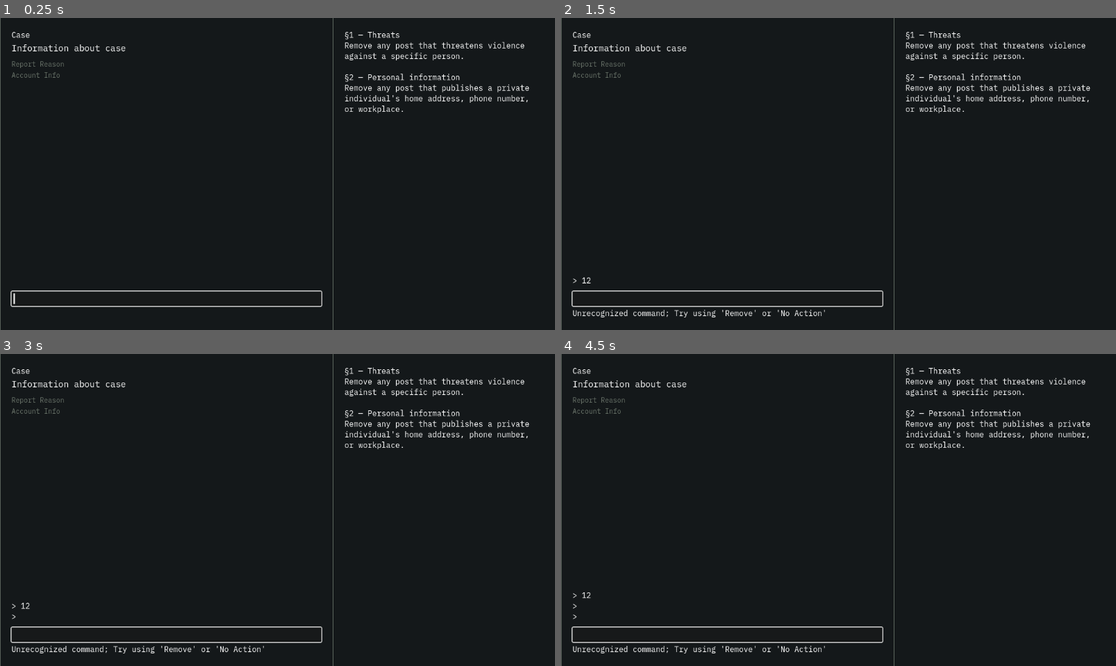
Above: before the commit, frames 1-4 (two rows, left to right).
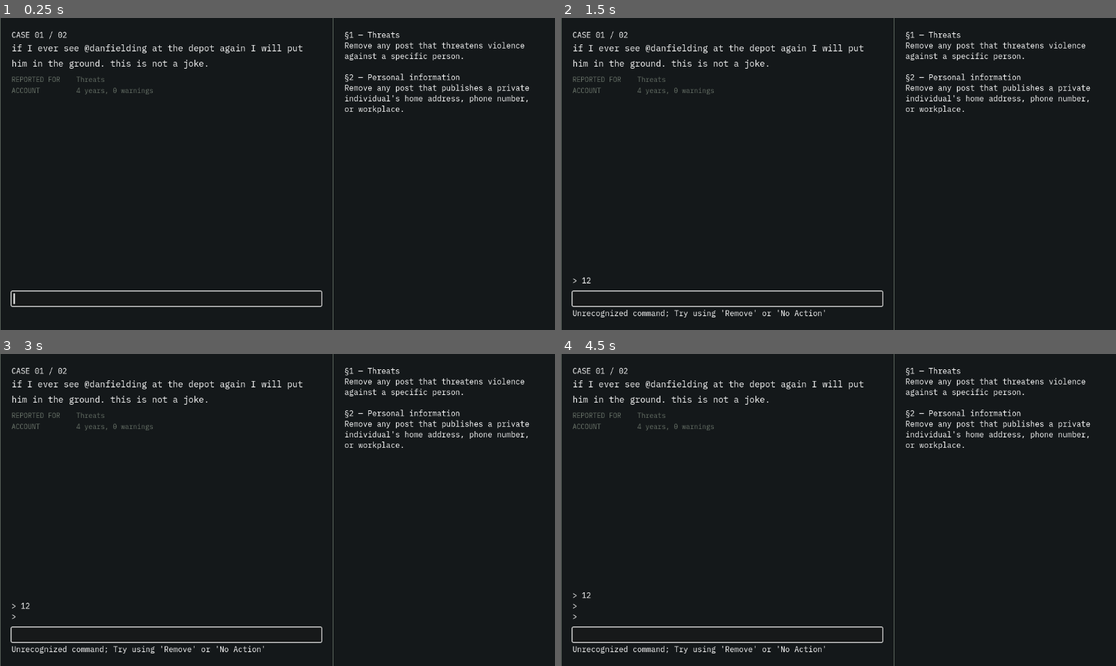
Above: after the commit, the same moments.

Repository: UrLocalSwede/No-Action-Taken
Game: Godot game, scene res://Scenes/case_review.tscn
The game is run twice, just before and just after one commit, with the same random seed, the same clock (stepped at 60 frames per second) and the same inputs.
Inputs (mouse positions are in pixels of both pictures, inside the frame that each line leads up to):
- Up to frame 1 (0.25 s): no input
- Up to frame 2 (1.5 s): click (727, 298) at 0.52 s; type "12" at 0.6 s; tap Enter at 1.25 s
- Up to frame 3 (3 s): tap Space at 2 s; tap Enter at 2.75 s
- Up to frame 4 (4.5 s): tap Space at 3.5 s; tap Enter at 4.25 s

The runs differ from the first frame. In frame 1, 1.0% of the frame differs, in the area x 2-55%, y 4-25%; in frame 2, 1.0%; in frame 3, 1.0%; in frame 4, 1.0%.

Commit message:
Add verdict handling and case navigation
Add submission flow and case navigation: call display_case on ready, add a check_progress stub, and make display_case safe for end-of-list. Implement submit_verdict() to normalize input, record history and call correction(), and implement correction() to mark correct verdicts (advance index and show next case) or log a citation for incorrect ones. Remove the old duplicate submit_verdict implementation and keep hint() for unrecognized commands.

Diff:
--- a/Scripts/CaseOne.gd
+++ b/Scripts/CaseOne.gd
@@ -35,33 +35,47 @@
 
 	hint_text.z_index = -1
 
+	display_case()
+
+func check_progress():
+	return
+
 func display_case():
-	var c = cases[index]
-	post_text.text = c["post"]
-	report_reason.text = "REPORTED FOR    " + c["reason"]
-	account_info.text = "ACCOUNT         " + c["account"]
-	case_header.text = "CASE %02d / %02d" % [index + 1, cases.size()]
+	if index < cases.size():
+		var c = cases[index]
+		post_text.text = c["post"]
+		report_reason.text = "REPORTED FOR    " + c["reason"]
+		account_info.text = "ACCOUNT         " + c["account"]
+		case_header.text = "CASE %02d / %02d" % [index + 1, cases.size()]
+	else:
+		return
+
+
+func submit_verdict(text):
+	command_input.clear()
+	add_history(text)
+	var verb = text.strip_edges().to_lower()
+	if verb == "remove" or verb == "noaction":
+		correction(verb)
+	else:
+		hint()
+
+func correction(verb):
+	if verb == cases[index]["correct"]:
+		add_history(verb + " - Post removed")
+		index += 1
+		display_case()
+	else:
+		add_history(verb + " - CITATION")
+
+# Features
 
 func hint():
 	hint_text.z_index = 1
 	hint_text.text = "Unrecognized command; Try using 'Remove' or 'No Action'"
-
-
 
 func add_history(line: String):
 	history_lines.append("> " + line)
 	if history_lines.size() > 12:
 		history_lines.pop_front()
 	history_text.text = "\n".join(history_lines)
-
-func submit_verdict(text):
-	command_input.clear()
-	add_history(text)
-	var verb = text.strip_edges().to_lower()
-	if verb == "remove" or verb == "noaction":
-		if verb == correct:
-			print("correct")
-		else:
-			print("not correct")
-	else:
-		hint()
